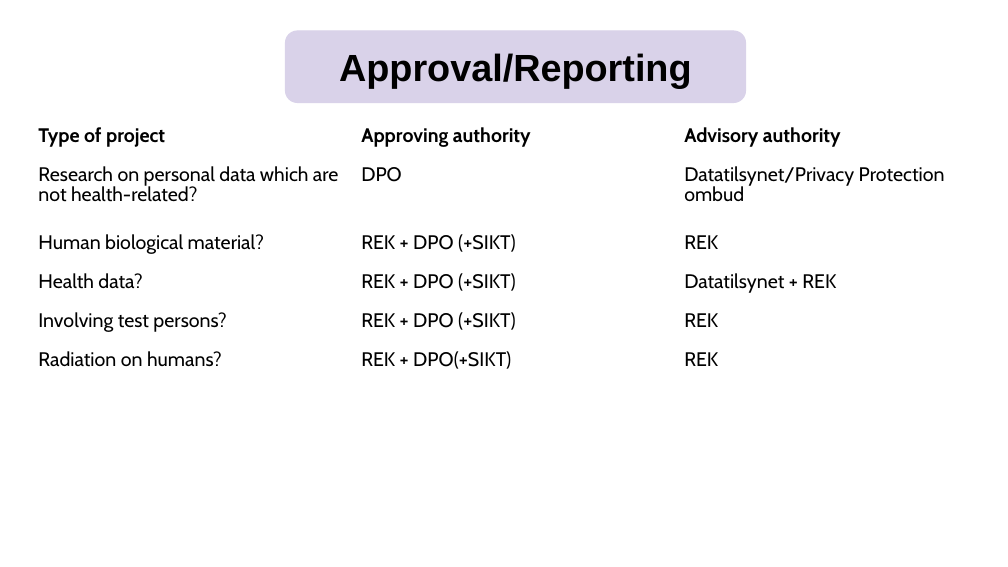
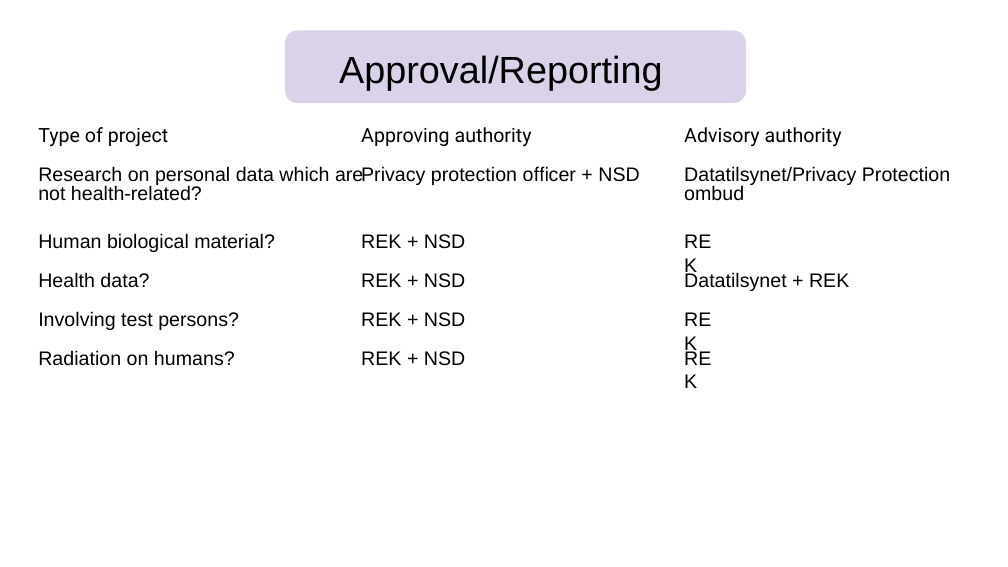
Before and after one commit to ELIXIR-Norway-Training/DMP-writing-workshop, a slide deck: slide 43 of 04_GDPR.odp (slide 44 before the commit). Drawn at 1008x567 pixels with LibreOffice and Linux fonts; fonts in the diff are those of the drawing. Boxes give left, top, right and bottom in pixels: in the first picture for what was removed or moved away, otherwise in the second. Text is boxed around its words. In the diff, an @@ line names an element or a change of style, - is before the commit and + after.

```diff
--- a/04_GDPR.odp
+++ b/04_GDPR.odp
@@ freeform shape added at bbox=[285, 31, 746, 103], fill #D9D2E9 @@
@@ freeform shape added at bbox=[285, 31, 746, 103], outline #D9D2E9 0.74 pt @@
@@ text "Approval/Reporting": place and size @@
-text "Approval/Reporting" at bbox=[285, 31, 745, 103]
+text "Approval/Reporting" at bbox=[339, 55, 663, 90]
@@ text "Approval/Reporting" at bbox=[339, 55, 663, 90]: bold off; alignment centre to left; vertical alignment middle to top; fill #D9D2E9 to none; outline #D9D2E9 0.74 pt to none @@
@@ table removed at bbox=[31, 122, 1000, 563], 8 rows, 3 columns @@
-Type of project | Approving authority | Advisory authority
-Research on personal data which are not health-related? | DPO | Datatilsynet/Privacy Protection ombud
-Human biological material? | REK + DPO (+SIKT) | REK
-Health data? | REK + DPO (+SIKT) | Datatilsynet + REK
-Involving test persons? | REK + DPO (+SIKT) | REK
-Radiation on humans? | REK + DPO(+SIKT) | REK
- |  | 
- |  | 
@@ text added at bbox=[38, 127, 168, 146], 14 pt, text #000000 @@
+Type of project
@@ text added at bbox=[361, 127, 532, 146], 14 pt, text #000000 @@
+Approving authority
@@ text added at bbox=[684, 127, 842, 146], 14 pt, text #000000 @@
+Advisory authority
@@ text added at bbox=[38, 166, 363, 185], 14 pt, text #000000 @@
+Research on personal data which are
@@ text added at bbox=[361, 166, 639, 185], 14 pt, text #000000 @@
+Privacy protection oﬃcer + NSD
@@ text added at bbox=[684, 166, 950, 185], 14 pt, text #000000 @@
+Datatilsynet/Privacy Protection
@@ text added at bbox=[38, 185, 202, 201], 14 pt, text #000000 @@
+not health-related?
@@ text added at bbox=[684, 185, 744, 201], 14 pt, text #000000 @@
+ombud
@@ text added at bbox=[38, 233, 275, 252], 14 pt, text #000000 @@
+Human biological material?
@@ text added at bbox=[361, 234, 465, 249], 14 pt, text #000000 @@
+REK + NSD
@@ text added at bbox=[684, 229, 724, 256], 14 pt, text #000000 @@
+REK
@@ text added at bbox=[38, 272, 149, 288], 14 pt, text #000000 @@
+Health data?
@@ text added at bbox=[361, 273, 465, 288], 14 pt, text #000000 @@
+REK + NSD
@@ text added at bbox=[684, 272, 849, 291], 14 pt, text #000000 @@
+Datatilsynet + REK
@@ text added at bbox=[38, 311, 239, 330], 14 pt, text #000000 @@
+Involving test persons?
@@ text added at bbox=[361, 312, 465, 327], 14 pt, text #000000 @@
+REK + NSD
@@ text added at bbox=[684, 306, 724, 334], 14 pt, text #000000 @@
+REK
@@ text added at bbox=[38, 350, 235, 366], 14 pt, text #000000 @@
+Radiation on humans?
@@ text added at bbox=[361, 351, 465, 366], 14 pt, text #000000 @@
+REK + NSD
@@ text added at bbox=[684, 346, 724, 373], 14 pt, text #000000 @@
+REK
```
Also in this commit, not shown: 45 other slides changed, 5 slides added, 3 slides removed, 3 other files.
